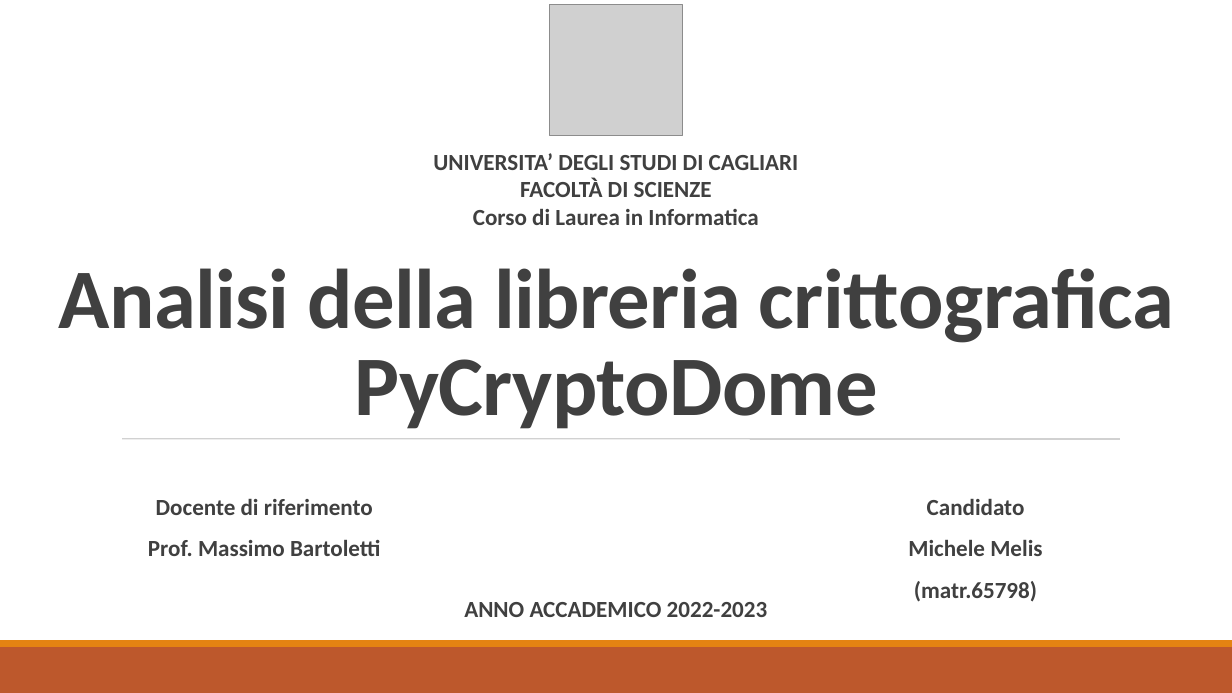
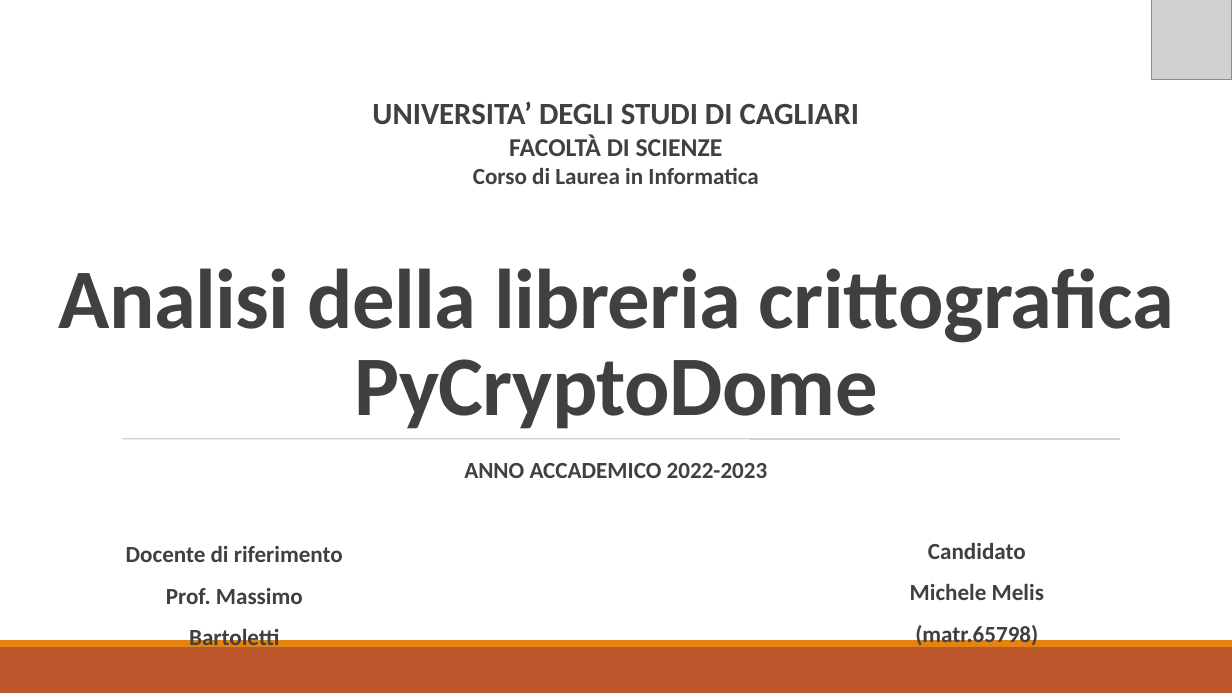
Before and after one commit to MickTK/ElaboratoFinale, a slide deck: slide 1 of Presentazione/Presentazione.odp. Drawn at 1232x693 pixels with LibreOffice and Linux fonts; fonts in the diff are those of the drawing; grey boxes stand for pictures. Boxes give left, top, right and bottom in pixels: in the first picture for what was removed or moved away, otherwise in the second. Text is boxed around its words. In the diff, an @@ line names an element or a change of style, - is before the commit and + after.

```diff
--- a/Presentazione/Presentazione.odp
+++ b/Presentazione/Presentazione.odp
@@ picture: place and size @@
-picture at (550, 5, 683, 136)
+picture at (1152, 0, 1232, 79)
@@ text "UNIVERSITA’ DEGLI STUDI DI CAGLIARI": place and size @@
-text "UNIVERSITA’ DEGLI STUDI DI CAGLIARI" at (433, 153, 799, 225)
+text "UNIVERSITA’ DEGLI STUDI DI CAGLIARI" at (372, 102, 860, 184)
@@ text at (372, 102, 860, 156): size 18 to 24 pt in "UNIVERSITA’ DEGLI STUDI DI CAGLIARI"; size 18 to 20 pt in "FACOLTÀ DI SCIENZE" @@
@@ text "ANNO ACCADEMICO 2022-2023": place and size @@
-text "ANNO ACCADEMICO 2022-2023" at (464, 602, 768, 617)
+text "ANNO ACCADEMICO 2022-2023" at (464, 463, 768, 478)
@@ text "Docente di riferimento" rewrapped from (148, 499, 380, 556) to (126, 546, 343, 652) @@
@@ text "Candidato": place and size @@
-text "Candidato" at (908, 499, 1042, 602)
+text "Candidato" at (910, 543, 1044, 649)
```
Also in this commit, not shown: 8 other slides changed, 1 slide added, 7 slides removed, 7 other files.
